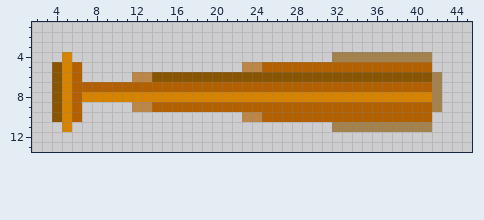
Pixel-art file: Sprites/Guns/W_70_Bat.aseprite. This is how it looked before the edit.
48x16 pixels, 1 frame. Shown: x 2..45, y 1..13.
After the commit:
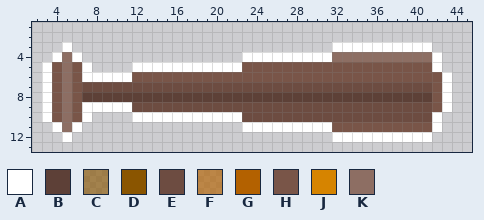
Palette (. is transparent): A #ffffff  B #5d4037  C #8a5500a0  D #8a5500  E #6d4c41  F #b36100a8  G #b36100  H #795548  J #d68400  K #8d6e63
Difference:
layer "Layer 4" added
Changed rows in their new state; - is an unchanged pixel.
Layers "Layer 3", "Layer 4":
first column x 3:
 3 --A--------------------------AAAAAAAAAA--
 4 -AKA----------------AAAAAAAAAKKKKKKKKKKA-
 5 AHKHA----AAAAAAAAAAAHHHHHHHHHHHHHHHHHHHA-
 6 AHKHAAAAAHHHHHHHHHHHHHHHHHHHHHHHHHHHHHHHA
 7 AHKHEEEEEEEEEEEEEEEEEEEEEEEEEEEEEEEEEEEHA
 8 AHKHBBBBBBBBBBBBBBBBBBBBBBBBBBBBBBBBBBBHA
 9 AHKHAAAAAEEEEEEEEEEEEEEEEEEEEEEEEEEEEEEHA
10 AHKHA----AAAAAAAAAAAEEEEEEEEEEEEEEEEEEEA-
11 -AKA----------------AAAAAAAAAHHHHHHHHHHA-
12 --A--------------------------AAAAAAAAAA--
Changed places in both pictures, as pixel boxes (x1, y1, x2, y2):
changed: (42, 42, 452, 142)
